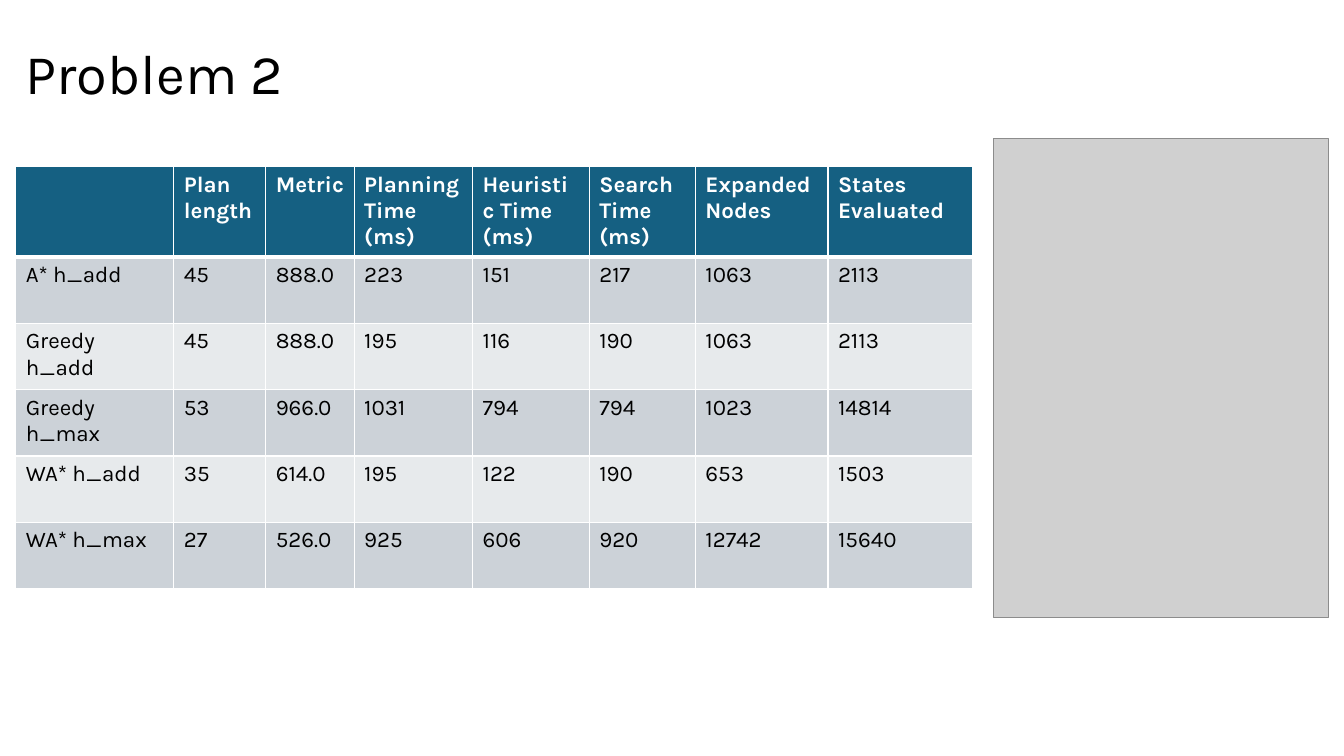
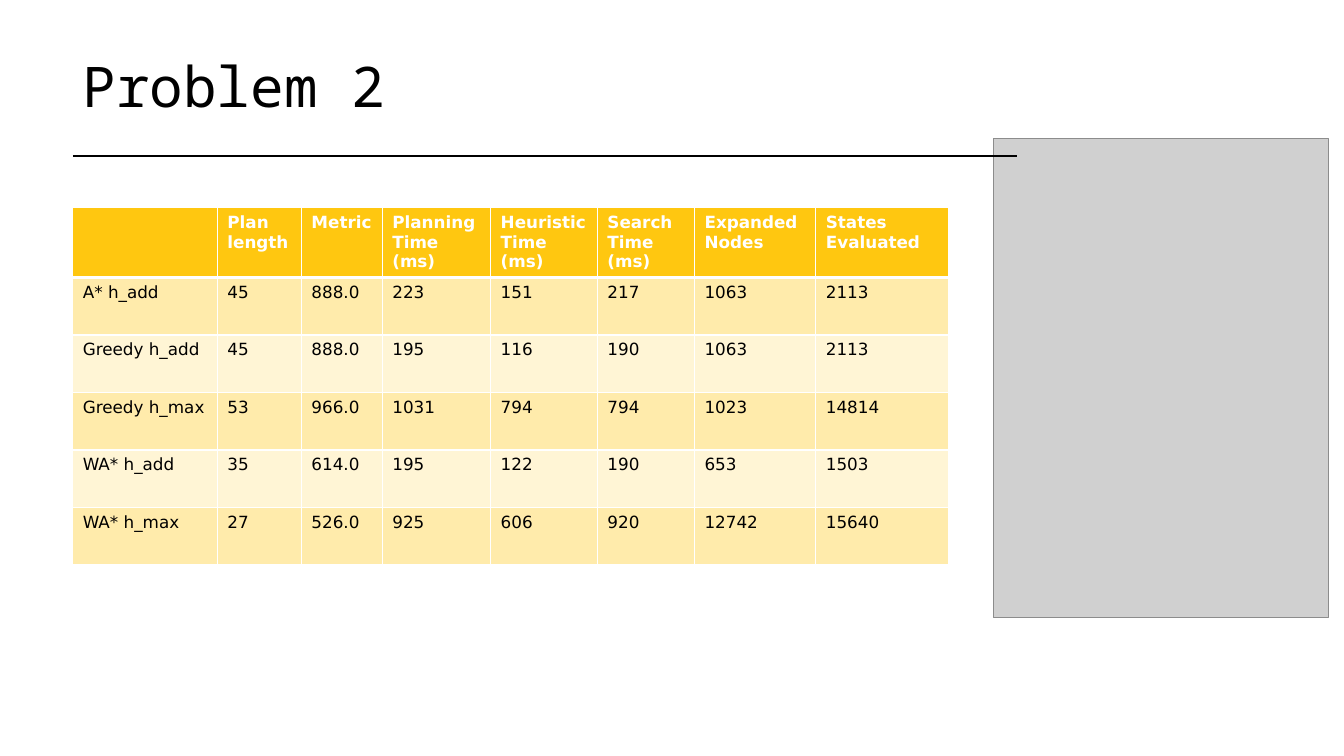
Before and after one commit to serenaragaglia/taxi_planning, a slide deck: slide 9 of documents/planning.pptx. Drawn at 1344x756 pixels with LibreOffice and Linux fonts; fonts in the diff are those of the drawing; grey boxes stand for pictures. Boxes give left, top, right and bottom in pixels: in the first picture for what was removed or moved away, otherwise in the second. Text is boxed around its words. In the diff, an @@ line names an element or a change of style, - is before the commit and + after.

```diff
--- a/documents/planning.pptx
+++ b/documents/planning.pptx
@@ text "Problem 2": place and size @@
-text "Problem 2" at <box>26,55,283,95</box>
+text "Problem 2" at <box>83,64,385,108</box>
@@ text "Problem 2" at <box>83,64,385,108</box>: font Karla to Noto Sans Mono @@
@@ line added from (73, 155) to (1017, 155), #000000 1.5 pt @@
@@ table at <box>73,208,948,566</box> @@
@@ fill #156082 to #FFC710 in row 1 @@
@@ fill #CCD2D8 to #FFEBAB in 24 cells @@
@@ fill #E8EAED to #FFF5D5 in 16 cells @@
@@ size 16 to 12 pt, font Karla to DejaVu Sans @@
@@ table: place and size @@
-table at <box>16,166,975,589</box>
+table at <box>73,208,948,566</box>
```
Also in this commit, not shown: 19 other slides changed, 9 slides added, 1 slide removed, 1 other file.
